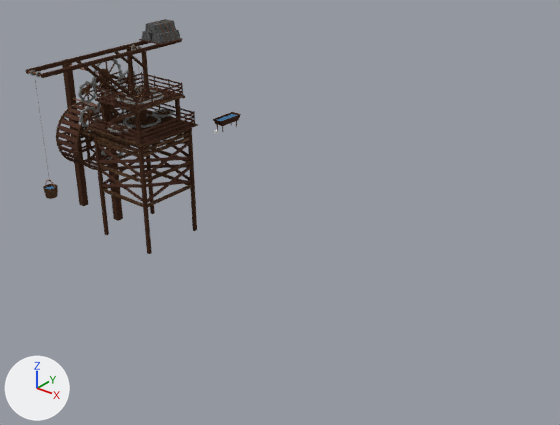
The Blender file models/waterCrane.blend, before and after one commit.
Before and after are seen from a camera (50 mm lens) standing at (39.5, -29.8, 20.1) and looking at (15.3, 0.6, 1.3). The lights are fixed; the arrows at lower left show +X, +Y and +Z.
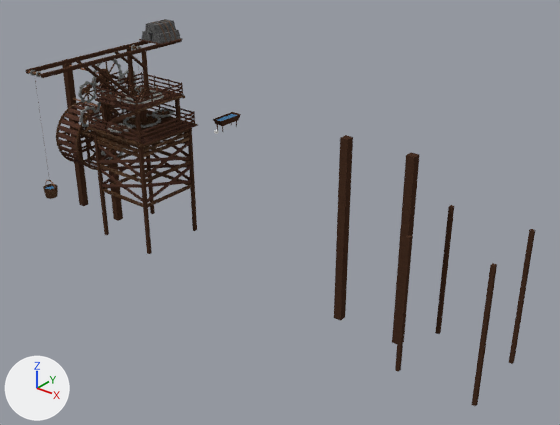
Location of each change, (x1, y1, x2, y2) in pixels of the pictures (560 x 425 px):
'step_0 .001', added (brown): after (334, 135, 353, 321)
'step_0 ', added (brown): after (392, 152, 419, 344)
'step_0 .005', added (brown): after (472, 263, 497, 406)
'step_0 .002', added (brown): after (395, 235, 412, 372)
'step_0 .004', added (brown): after (509, 229, 535, 364)
'step_0 .003', added (black): after (435, 205, 454, 334)

Patch to the scene script:
```diff
--- a/models/waterCrane.blend.py
+++ b/models/waterCrane.blend.py
@@ ob_step_0__005 @@
+ob_step_0__005 = bpy.data.objects.new('step_0 .005', me_cube_009.copy())  # the mesh of ob_cube_065
+ob_step_0__005.parent = ob_watercranecorepart_001
+ob_step_0__005.matrix_parent_inverse = Matrix(((1.0, 0.0, 0.0, -16.0), (0.0, 1.0, 0.0, 0.0), (0.0, 0.0, 1.0, 0.0), (0.0, 0.0, 0.0, 1.0)))
+ob_step_0__005.location = (19.99, -2.522, 2.125)
@@ ob_watercranecorepart_001 @@
+ob_watercranecorepart_001 = bpy.data.objects.new('WaterCraneCorePart.001', None)
+ob_watercranecorepart_001.parent = ob_constructionsteps
+ob_watercranecorepart_001.matrix_parent_inverse = Matrix(((1.0, 0.0, 0.0, -16.0), (0.0, 1.0, 0.0, 0.0), (0.0, 0.0, 1.0, 0.0), (0.0, 0.0, 0.0, 1.0)))
+ob_watercranecorepart_001.location = (16.0, 0.0, 0.0)
@@ ob_constructionsteps @@
+ob_constructionsteps = bpy.data.objects.new('ConstructionSteps', None)
+ob_constructionsteps.location = (25.0, 0.0, 0.0)
@@ ob_step_0__004 @@
+ob_step_0__004 = bpy.data.objects.new('step_0 .004', me_cube_009.copy())  # the mesh of ob_cube_065
+ob_step_0__004.parent = ob_watercranecorepart_001
+ob_step_0__004.matrix_parent_inverse = Matrix(((1.0, 0.0, 0.0, -16.0), (0.0, 1.0, 0.0, 0.0), (0.0, 0.0, 1.0, 0.0), (0.0, 0.0, 0.0, 1.0)))
+ob_step_0__004.location = (19.99, 1.478, 2.125)
@@ ob_step_0__002 @@
+ob_step_0__002 = bpy.data.objects.new('step_0 .002', me_cube_009.copy())  # the mesh of ob_cube_065
+ob_step_0__002.parent = ob_watercranecorepart_001
+ob_step_0__002.matrix_parent_inverse = Matrix(((1.0, 0.0, 0.0, -16.0), (0.0, 1.0, 0.0, 0.0), (0.0, 0.0, 1.0, 0.0), (0.0, 0.0, 0.0, 1.0)))
+ob_step_0__002.location = (15.99, -2.522, 2.134)
@@ ob_step_0__003 @@
+ob_step_0__003 = bpy.data.objects.new('step_0 .003', me_cube_009.copy())  # the mesh of ob_cube_065
+ob_step_0__003.parent = ob_watercranecorepart_001
+ob_step_0__003.matrix_parent_inverse = Matrix(((1.0, 0.0, 0.0, -16.0), (0.0, 1.0, 0.0, 0.0), (0.0, 0.0, 1.0, 0.0), (0.0, 0.0, 0.0, 1.0)))
+ob_step_0__003.location = (15.99, 1.478, 2.125)
@@ ob_step_0__001 @@
+ob_step_0__001 = bpy.data.objects.new('step_0 .001', me_cube_071.copy())  # the mesh of ob_cube_062
+ob_step_0__001.parent = ob_watercranecorepart_001
+ob_step_0__001.matrix_parent_inverse = Matrix(((1.0, 0.0, 0.0, -16.0), (0.0, 1.0, 0.0, 0.0), (0.0, 0.0, 1.0, 0.0), (0.0, 0.0, 0.0, 1.0)))
+ob_step_0__001.location = (11.19, -0.522, 3.6)
@@ ob_step_0 @@
+ob_step_0 = bpy.data.objects.new('step_0 ', me_cube_071.copy())  # the mesh of ob_cube_062
+ob_step_0.parent = ob_watercranecorepart_001
+ob_step_0.matrix_parent_inverse = Matrix(((1.0, 0.0, 0.0, -16.0), (0.0, 1.0, 0.0, 0.0), (0.0, 0.0, 1.0, 0.0), (0.0, 0.0, 0.0, 1.0)))
+ob_step_0.location = (14.79, -0.522, 3.6)
```
